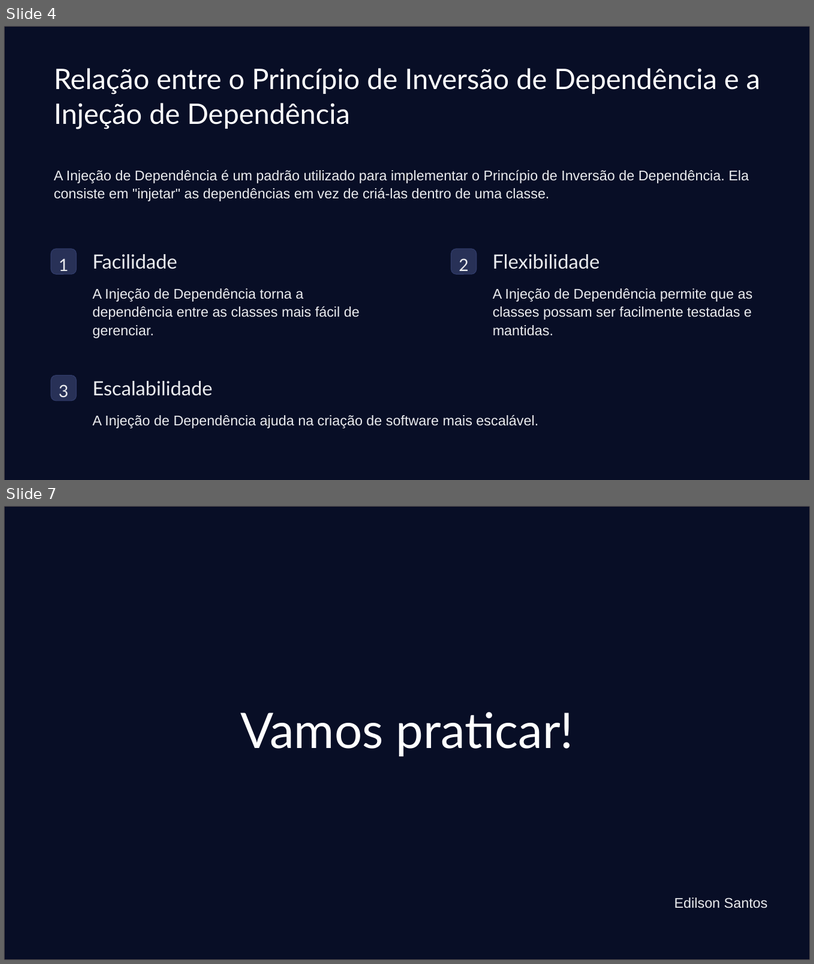
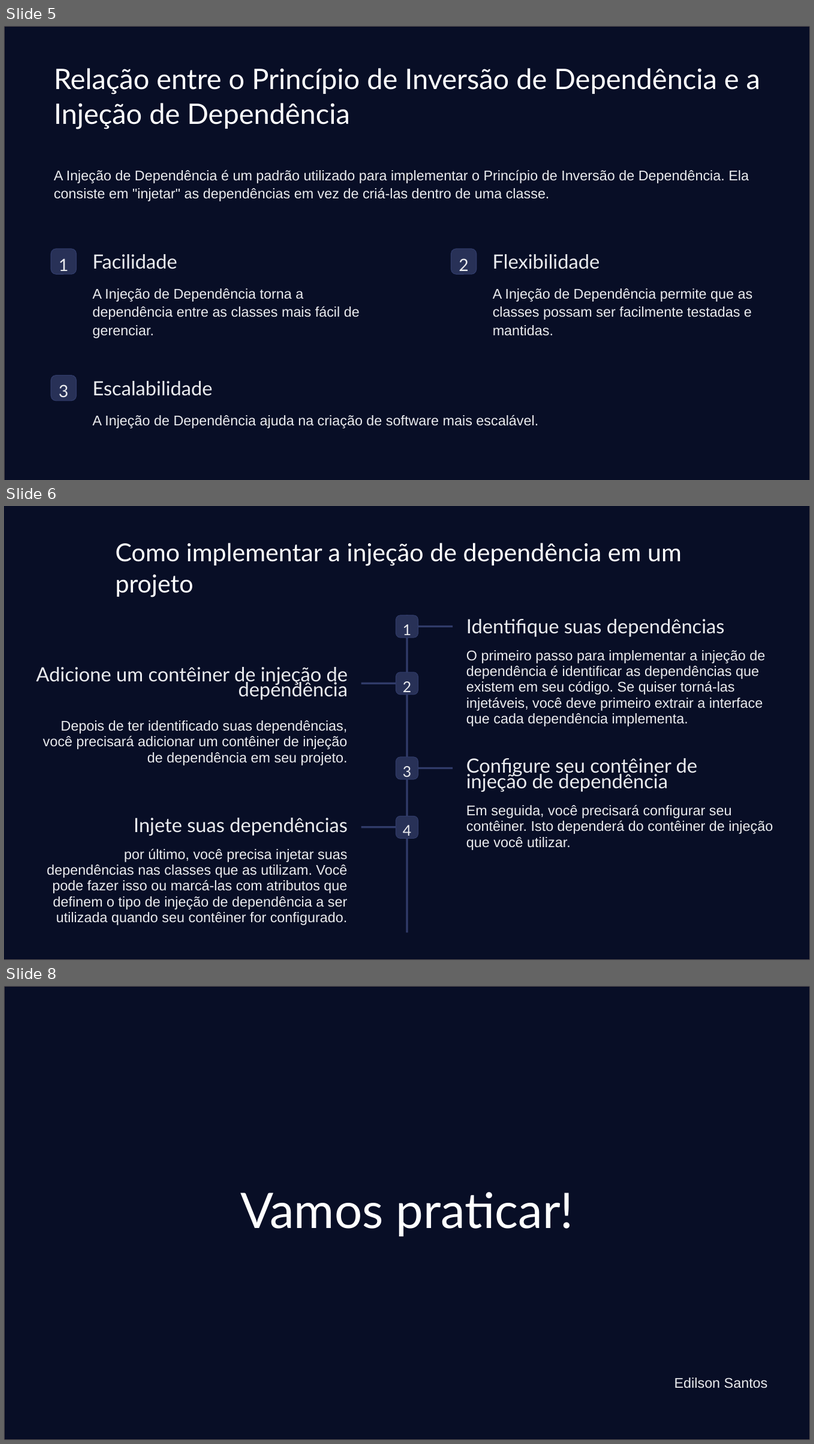
Before and after one commit to Edilsonss123/apresentacao-guildas, a slide deck: slides/01 - Principio-de-Inversao-de-Dependencia.pptx. Shown one above the other, each under a label of ours: slides 4 and 7 before the commit, slides 5, 6 and 8 after it; the slides between them are not shown. The pictures are 814x964 and 814x1444 pixels, drawn with LibreOffice and Linux fonts; fonts in the diff are those of the drawing. Boxes give left, top, right and bottom in pixels: in the first picture for what was removed or moved away, otherwise in the second. Text is boxed around its words. In the diff, an @@ line names an element or a change of style, - is before the commit and + after.

Commit message:
implementação g-rpc e alteração slide DIP

```diff
--- a/slides/01 - Principio-de-Inversao-de-Dependencia.pptx
+++ b/slides/01 - Principio-de-Inversao-de-Dependencia.pptx
@@ slide 6 added at box(4, 506, 810, 960), background #FFFFFF @@
@@ rectangle added at box(4, 506, 810, 960), fill #080E26, outline #565151 0.88 pt @@
@@ text added at box(116, 543, 682, 597), 35.3 pt, text #FFFFFF @@
+Como implementar a injeção de dependência em um projeto
@@ rounded rectangle added at box(396, 615, 418, 637), fill #283157, outline #303B69 0.88 pt @@
@@ text added at box(403, 624, 411, 635), 21.2 pt, text #EBECEF @@
+1
@@ rectangle added at box(406, 615, 408, 933), fill #303B69 @@
@@ rectangle added at box(418, 625, 453, 627), fill #303B69 @@
@@ text added at box(467, 619, 725, 637), 28 pt, text #EBECEF @@
+Identifique suas dependências
@@ text added at box(36, 667, 348, 700), 28 pt, text #EBECEF @@
+Adicione um contêiner de injeção de dependência
@@ text added at box(467, 650, 765, 726), 20 pt, text #EBECEF @@
+O primeiro passo para implementar a injeção de dependência é identificar as dependências que existem em seu código. Se quiser torná-las injetáveis, você deve primeiro extrair a interface que cada dependência implementa.
@@ rectangle added at box(362, 682, 396, 684), fill #303B69 @@
@@ rounded rectangle added at box(396, 672, 418, 694), fill #283157, outline #303B69 0.88 pt @@
@@ text added at box(403, 681, 411, 692), 21.2 pt, text #EBECEF @@
+2
@@ text added at box(43, 720, 348, 765), 20 pt, text #EBECEF @@
+Depois de ter identificado suas dependências, você precisará adicionar um contêiner de injeção de dependência em seu projeto.
@@ rounded rectangle added at box(396, 757, 418, 779), fill #283157, outline #303B69 0.88 pt @@
@@ text added at box(403, 766, 411, 777), 21.2 pt, text #EBECEF @@
+3
@@ rectangle added at box(418, 767, 453, 769), fill #303B69 @@
@@ text added at box(467, 758, 698, 792), 28 pt, text #EBECEF @@
+Configure seu contêiner de injeção de dependência
@@ text added at box(467, 804, 773, 850), 20 pt, text #EBECEF @@
+Em seguida, você precisará configurar seu contêiner. Isto dependerá do contêiner de injeção que você utilizar.
@@ text added at box(134, 817, 348, 835), 28 pt, text #EBECEF @@
+Injete suas dependências
@@ rectangle added at box(362, 826, 396, 828), fill #303B69 @@
@@ rounded rectangle added at box(396, 816, 418, 838), fill #283157, outline #303B69 0.88 pt @@
@@ text added at box(403, 825, 411, 835), 21.2 pt, text #EBECEF @@
+4
@@ text added at box(47, 848, 347, 925), 20 pt, text #EBECEF @@
+por último, você precisa injetar suas dependências nas classes que as utilizam. Você pode fazer isso ou marcá-las com atributos que definem o tipo de injeção de dependência a ser utilizada quando seu contêiner for configurado.
@@ what was slide 4 is now slide 5 @@
@@ what was slide 7 is now slide 8 @@
```
Also in this commit, not shown: 1 other slide added, 1 slide removed, 21 other files.
